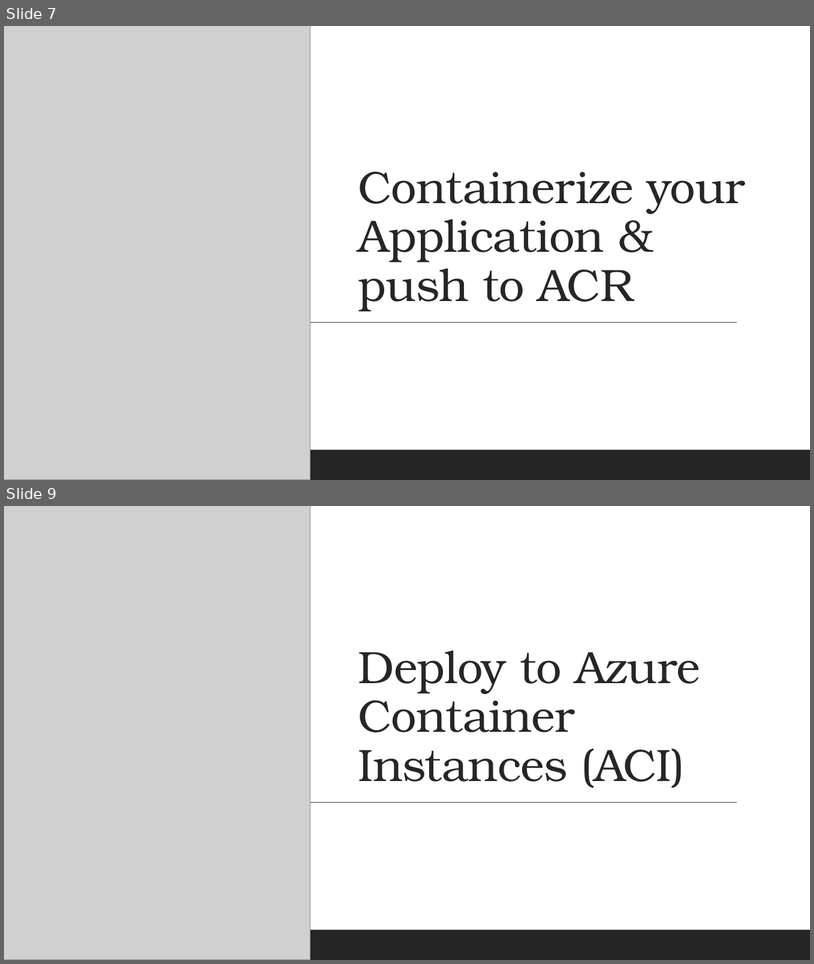
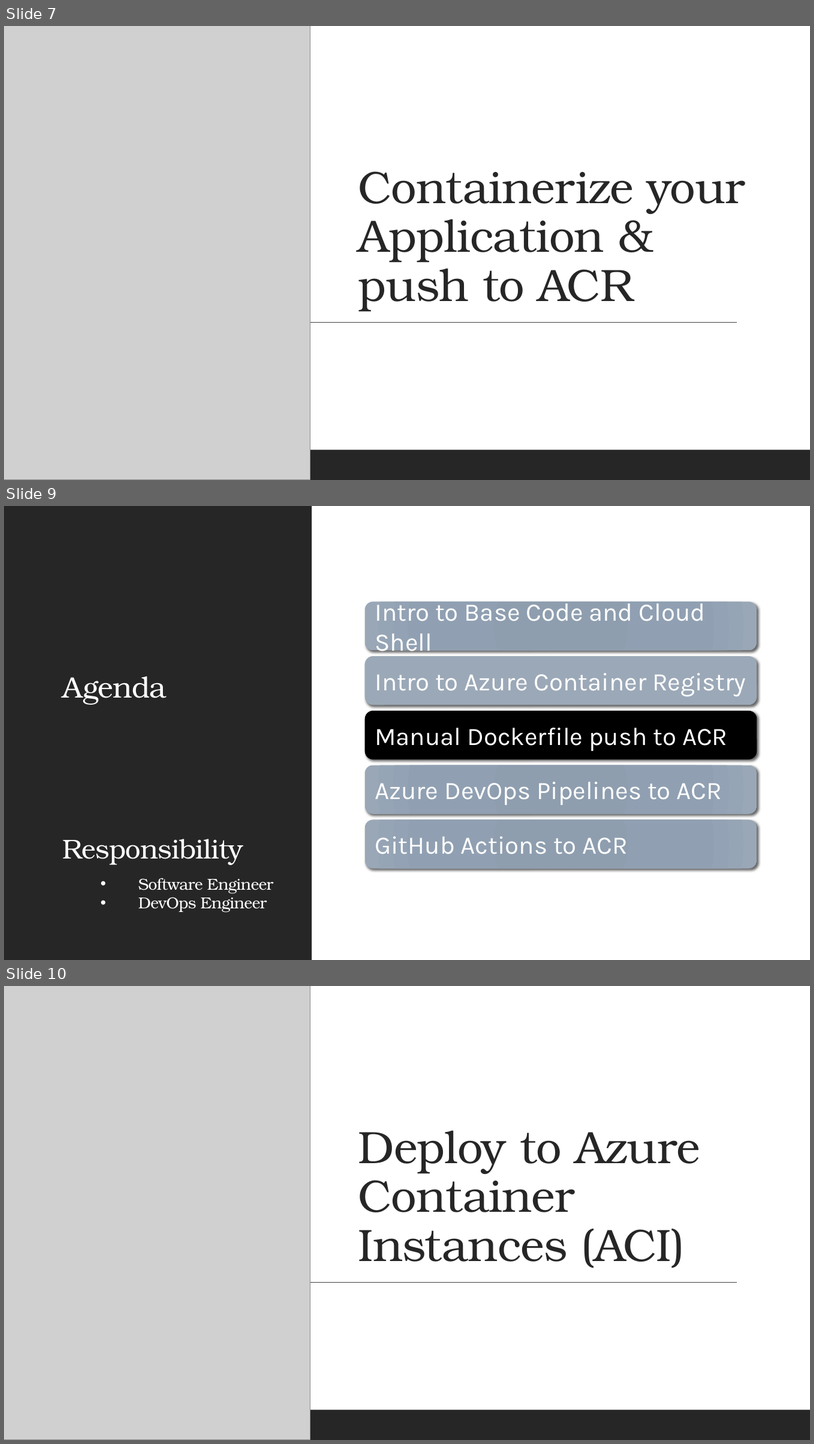
Before and after one commit to brharr/container-apps-in-cloud, a slide deck: Containerized Applications.pptx. Shown one above the other, each under a label of ours: slides 7 and 9 before the commit, slides 7, 9 and 10 after it; the slides between them are not shown. The pictures are 814x964 and 814x1444 pixels, drawn with LibreOffice and Linux fonts; fonts in the diff are those of the drawing; grey boxes stand for pictures. Boxes give left, top, right and bottom in pixels: in the first picture for what was removed or moved away, otherwise in the second. Text is boxed around its words. In the diff, an @@ line names an element or a change of style, - is before the commit and + after.

```diff
--- a/Containerized Applications.pptx
+++ b/Containerized Applications.pptx
@@ slide 9 added at [4, 506, 810, 960], background #FFFFFF @@
@@ rectangle added at [4, 506, 312, 960], fill #262626 @@
@@ text added at [63, 676, 167, 705], 35.1 pt, text #FFFFFF @@
+Agenda
@@ title added at [63, 838, 243, 865], 32.4 pt, text #FFFFFF @@
+Responsibility
@@ group added at [365, 598, 757, 868]: 5 rounded rectangles, 5 texts @@
+Intro to Base Code and Cloud Shell
+Intro to Azure Container Registry
+Manual Dockerfile push to ACR
+Azure DevOps Pipelines to ACR
+GitHub Actions to ACR
@@ text added at [138, 877, 274, 912], 18.9 pt, text #FFFFFF @@
+• Software Engineer
+• DevOps Engineer
@@ what was slide 9 is now slide 10 @@
```
Also in this commit, not shown: 1 slide changed, 1 other file.
